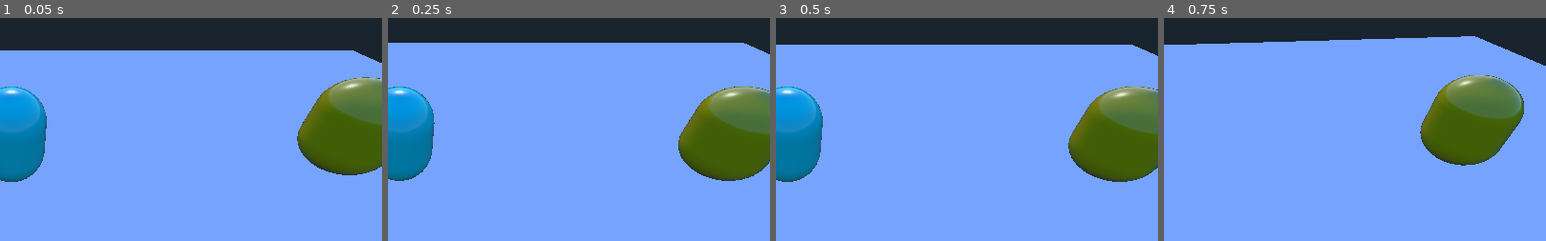
Above: before the commit, frames 1-4 (left to right).
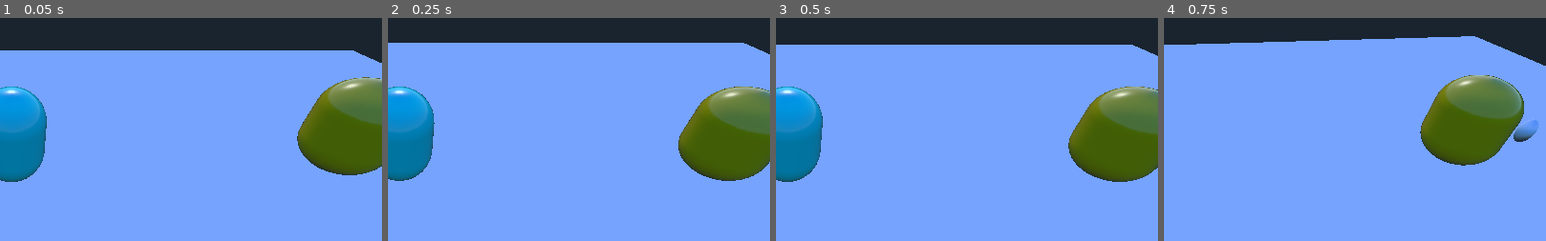
Above: after the commit, the same moments.

Repository: guimafelipe/explosion
Game: Godot game, scene res://Main.tscn
The game is run twice, just before and just after one commit, with the same random seed, the same clock (stepped at 60 frames per second) and the same inputs.
Inputs:
- Up to frame 1 (0.05 s): no input
- Up to frame 2 (0.25 s): no input
- Up to frame 3 (0.5 s): no input
- Up to frame 4 (0.75 s): hold D (move_right) from 0.53 s (still down); tap Z (explode) at 0.6 s
The pictures show only the part of the screen within x 48-98%, y 30-80%; the shares and areas given below are measured in that part.

Frames 1-3 are identical in both runs. In frame 4, 0.4% of the frame differs, in the area x 91-98%, y 45-56%.

Commit message:
added level 5 code, vision and mesh to help debug

Diff:
--- a/Beyblade.tscn
+++ b/Beyblade.tscn
@@ -86,6 +86,7 @@
 
 [node name="CollisionShape" type="CollisionShape" parent="." index="0"]
 
+editor/display_folded = true
 transform = Transform( 1, 0, 0, 0, -1.62921e-07, -1, 0, 1, -1.62921e-07, 0, 1.5, 0 )
 shape = SubResource( 1 )
 disabled = false
@@ -109,6 +110,7 @@
 
 [node name="Target" type="Spatial" parent="." index="1"]
 
+editor/display_folded = true
 transform = Transform( 1, 0, 0, 0, 1, 0, 0, 0, 1, 0, 2.47388, 0 )
 
 [node name="Camera" type="Camera" parent="Target" index="0"]
--- a/Bomba.gd
+++ b/Bomba.gd
@@ -1,11 +1,13 @@
 extends RigidBody
 
 var exploded = false
+signal exploded
 
 func explode(exp_origin):
 	if not exploded:
 		exploded = true
 		$ExplosionArea.explode()
+		emit_signal("exploded")
 	queue_free()
 
 #func _process(delta):
--- a/Level1.tscn
+++ b/Level1.tscn
@@ -5,7 +5,7 @@
 [ext_resource path="res://Beyblade.tscn" type="PackedScene" id=3]
 [ext_resource path="res://Person.tscn" type="PackedScene" id=4]
 
-[node name="Level1" type="Spatial"]
+[node name="Level1" type="Spatial" index="0"]
 
 script = ExtResource( 1 )
 
@@ -19,25 +19,29 @@
 
 [node name="Alvo" parent="." index="2" instance=ExtResource( 4 )]
 
+editor/display_folded = true
 transform = Transform( 1, 0, 0, 0, 1, 0, 0, 0, 1, 23.843, 1.54648, 0 )
-exploderous = false
 
 [node name="Person2" parent="." index="3" instance=ExtResource( 4 )]
 
 transform = Transform( 1, 0, 0, 0, 1, 0, 0, 0, 1, -1.24013, 1.54648, 15.6613 )
-exploderous = false
 
 [node name="Person3" parent="." index="4" instance=ExtResource( 4 )]
 
 transform = Transform( 1, 0, 0, 0, 1, 0, 0, 0, 1, -10.2008, 1.54648, -17.7687 )
-exploderous = false
 
 [node name="Person4" parent="." index="5" instance=ExtResource( 4 )]
 
 transform = Transform( 1, 0, 0, 0, 1, 0, 0, 0, 1, -13.7618, 1.54648, 11.2326 )
-exploderous = false
 
 [node name="Person5" parent="." index="6" instance=ExtResource( 4 )]
 
+editor/display_folded = true
 transform = Transform( 1, 0, 0, 0, 1, 0, 0, 0, 1, -2.09723, 1.54648, -3.52329 )
-exploderous = false
+
+[node name="MeshInstance" parent="Person5/CollisionShape" index="0"]
+
+transform = Transform( 1, 0, 0, 0, 1, 0, 0, 0, 1, 0, -1.94984e-08, 0 )
+
+
+[editable path="Person5"]
--- a/Level2.tscn
+++ b/Level2.tscn
@@ -22,6 +22,7 @@
 editor/display_folded = true
 transform = Transform( 1, 0, 0, 0, 1, 0, 0, 0, 1, -35.3422, 2.24144, 31.735 )
 exploderous = false
+has_vision = false
 
 [node name="Route" type="Spatial" parent="Person" index="1"]
 
@@ -37,6 +38,7 @@
 transform = Transform( 1, 0, 0, 0, 1, 0, 0, 0, 1, -35.1146, 2.24144, 35.7619 )
 _sections_unfolded = [ "Collision", "Transform" ]
 exploderous = false
+has_vision = false
 
 [node name="Route" type="Spatial" parent="Person2" index="1"]
 
@@ -54,6 +56,7 @@
 transform = Transform( 1, 0, 0, 0, 1, 0, 0, 0, 1, -34.9869, 2.24144, 39.8494 )
 _sections_unfolded = [ "Collision", "Transform" ]
 exploderous = false
+has_vision = false
 
 [node name="Route" type="Spatial" parent="Person3" index="1"]
 
@@ -70,6 +73,7 @@
 editor/display_folded = true
 transform = Transform( 1, 0, 0, 0, 1, 0, 0, 0, 1, 19.7679, 2.24144, 25.6355 )
 exploderous = false
+has_vision = false
 
 [node name="Route" type="Spatial" parent="Person4" index="1"]
 
@@ -86,6 +90,7 @@
 editor/display_folded = true
 transform = Transform( 1, 0, 0, 0, 1, 0, 0, 0, 1, -29.4678, 2.24144, 18.6652 )
 exploderous = false
+has_vision = false
 
 [node name="Route" type="Spatial" parent="Person5" index="1"]
 
@@ -101,23 +106,28 @@
 
 transform = Transform( 1, 0, 0, 0, 1, 0, 0, 0, 1, 1.07271, 2.24144, 16.3357 )
 exploderous = false
+has_vision = false
 
 [node name="Person7" parent="." index="8" instance=ExtResource( 4 )]
 
 transform = Transform( 1, 0, 0, 0, 1, 0, 0, 0, 1, 14.2015, 2.24144, -17.3835 )
 exploderous = false
+has_vision = false
 
 [node name="Person8" parent="." index="9" instance=ExtResource( 4 )]
 
 transform = Transform( 1, 0, 0, 0, 1, 0, 0, 0, 1, -27.6933, 2.24144, -20.2995 )
 exploderous = false
+has_vision = false
 
 [node name="Person9" parent="." index="10" instance=ExtResource( 4 )]
 
 transform = Transform( 1, 0, 0, 0, 1, 0, 0, 0, 1, -21.9025, 2.24144, 18.6562 )
 exploderous = false
+has_vision = false
 
 [node name="Person10" parent="." index="11" instance=ExtResource( 4 )]
 
 transform = Transform( 1, 0, 0, 0, 1, 0, 0, 0, 1, 29.8423, 2.24144, 2.5272 )
 exploderous = false
+has_vision = false
--- a/Level3.tscn
+++ b/Level3.tscn
@@ -5,7 +5,7 @@
 [ext_resource path="res://Beyblade.tscn" type="PackedScene" id=3]
 [ext_resource path="res://Car.tscn" type="PackedScene" id=4]
 
-[node name="Level3" type="Spatial" index="0"]
+[node name="Level3" type="Spatial"]
 
 script = ExtResource( 1 )
 
@@ -23,6 +23,7 @@
 
 transform = Transform( -0.236704, 0, 0.998733, 0, 1.0264, 0, -0.998733, 0, -0.236704, -98.5834, 1.58315, -0.92545 )
 exploderous = false
+has_vision = false
 
 [node name="Route" type="Spatial" parent="Car" index="1"]
 
--- a/Level4.gd
+++ b/Level4.gd
@@ -1,4 +1,7 @@
 extends "res://LevelTemplate.gd"
 
 func _ready():
+	level = 4
 	$Beyblade.connect("died", self, "lost")
+	$Person.connect("spotted", self, "lost")
+	$Person.connect("died", self, "win")
--- a/Level4.tscn
+++ b/Level4.tscn
@@ -8,6 +8,7 @@
 [node name="Level4" type="Spatial" index="0"]
 
 script = ExtResource( 1 )
+_sections_unfolded = [ "Transform" ]
 
 [node name="Beyblade" parent="." index="0" instance=ExtResource( 2 )]
 
@@ -17,9 +18,11 @@
 
 [node name="Person" parent="." index="2" instance=ExtResource( 4 )]
 
+editor/display_folded = true
 transform = Transform( 1, 0, 0, 0, 1, 0, 0, 0, 1, 0, 1.25809, -28.6758 )
+_sections_unfolded = [ "Collision", "Pause", "Transform", "collision" ]
 loop = true
-exploderous = false
+has_vision = true
 
 [node name="Route" type="Spatial" parent="Person" index="1"]
 
--- /dev/null
+++ b/Level5.gd
@@ -0,0 +1,37 @@
+extends "res://LevelTemplate.gd"
+
+var bombs_exploded = 0
+var total_bombs = 0
+
+var check_bombs = false
+var check_person = false
+
+
+func _ready():
+	level = 5
+	var children = get_children()
+	for child in children:
+		if child.name.begins_with("Bomba"):
+			total_bombs += 1
+			child.connect("exploded", self, "add_bomb_exploded")
+	$Person.connect("died", self, "killed_person")
+	$Beyblade.connect("died", self, "check_lose")
+
+func check_lose():
+	var timer = get_tree().create_timer(3.0)
+	timer.connect("timeout", self, "lost")
+
+func killed_person():
+	if check_bombs:
+		win()
+	check_person = true
+
+func finished_bombs():
+	if check_person:
+		win()
+	check_bombs = true
+
+func add_bomb_exploded():
+	bombs_exploded += 1
+	if bombs_exploded == total_bombs:
+		finished_bombs()
--- a/Level5.tscn
+++ b/Level5.tscn
@@ -1,41 +1,43 @@
-[gd_scene load_steps=5 format=2]
+[gd_scene load_steps=6 format=2]
 
-[ext_resource path="res://Beyblade.tscn" type="PackedScene" id=1]
-[ext_resource path="res://TestMap.tscn" type="PackedScene" id=2]
-[ext_resource path="res://Person.tscn" type="PackedScene" id=3]
-[ext_resource path="res://Bomba.tscn" type="PackedScene" id=4]
+[ext_resource path="res://Level5.gd" type="Script" id=1]
+[ext_resource path="res://Beyblade.tscn" type="PackedScene" id=2]
+[ext_resource path="res://TestMap.tscn" type="PackedScene" id=3]
+[ext_resource path="res://Person.tscn" type="PackedScene" id=4]
+[ext_resource path="res://Bomba.tscn" type="PackedScene" id=5]
 
 [node name="Level5" type="Spatial"]
 
-[node name="Beyblade" parent="." index="0" instance=ExtResource( 1 )]
+script = ExtResource( 1 )
+
+[node name="Beyblade" parent="." index="0" instance=ExtResource( 2 )]
 
 transform = Transform( 1, 0, 0, 0, 1, 0, 0, 0, 1, -21.1805, 2.03778, 0 )
 
-[node name="TestMap" parent="." index="1" instance=ExtResource( 2 )]
+[node name="TestMap" parent="." index="1" instance=ExtResource( 3 )]
 
 transform = Transform( 3.40065, 0, 0, 0, 1, 0, 0, 0, 3.63167, -6.05725, -0.582237, -4.19193 )
 
-[node name="Person" parent="." index="2" instance=ExtResource( 3 )]
+[node name="Person" parent="." index="2" instance=ExtResource( 4 )]
 
 transform = Transform( 1, 0, 0, 0, 1, 0, 0, 0, 1, 0, 2.24301, -13.2833 )
-exploderous = false
 
-[node name="Bomba" parent="." index="3" instance=ExtResource( 4 )]
+[node name="Bomba" parent="." index="3" instance=ExtResource( 5 )]
 
 transform = Transform( 1, 0, 0, 0, 1, 0, 0, 0, 1, 0, 2.04603, -11.8388 )
 
-[node name="Bomba2" parent="." index="4" instance=ExtResource( 4 )]
+[node name="Bomba2" parent="." index="4" instance=ExtResource( 5 )]
 
 transform = Transform( 1, 0, 0, 0, 1, 0, 0, 0, 1, 0, 2.04603, -8.15401 )
 
-[node name="Bomba3" parent="." index="5" instance=ExtResource( 4 )]
+[node name="Bomba3" parent="." index="5" instance=ExtResource( 5 )]
 
 transform = Transform( 1, 0, 0, 0, 1, 0, 0, 0, 1, 0, 2.04603, -4.34729 )
 
-[node name="Bomba4" parent="." index="6" instance=ExtResource( 4 )]
+[node name="Bomba4" parent="." index="6" instance=ExtResource( 5 )]
 
 transform = Transform( 1, 0, 0, 0, 1, 0, 0, 0, 1, 0, 2.04603, -0.674443 )
 
-[node name="Bomba5" parent="." index="7" instance=ExtResource( 4 )]
+[node name="Bomba5" parent="." index="7" instance=ExtResource( 5 )]
 
 transform = Transform( 1, 0, 0, 0, 1, 0, 0, 0, 1, 0, 2.04603, 2.85199 )
--- /dev/null
+++ b/Level6.gd
@@ -0,0 +1,6 @@
+extends "res://LevelTemplate.gd"
+
+func _ready():
+	level = 6
+	$Beyblade.connect("died", self, "lost")
+	$Alvo.connect("died", self, "win")
--- a/Level6.tscn
+++ b/Level6.tscn
@@ -1,20 +1,23 @@
-[gd_scene load_steps=4 format=2]
+[gd_scene load_steps=5 format=2]
 
-[ext_resource path="res://Beyblade.tscn" type="PackedScene" id=1]
-[ext_resource path="res://TestMap.tscn" type="PackedScene" id=2]
-[ext_resource path="res://Person.tscn" type="PackedScene" id=3]
+[ext_resource path="res://Level6.gd" type="Script" id=1]
+[ext_resource path="res://Beyblade.tscn" type="PackedScene" id=2]
+[ext_resource path="res://TestMap.tscn" type="PackedScene" id=3]
+[ext_resource path="res://Person.tscn" type="PackedScene" id=4]
 
 [node name="Level6" type="Spatial"]
 
-[node name="Beyblade" parent="." index="0" instance=ExtResource( 1 )]
+script = ExtResource( 1 )
+
+[node name="Beyblade" parent="." index="0" instance=ExtResource( 2 )]
 
 transform = Transform( 1, 0, 0, 0, 1, 0, 0, 0, 1, 34.778, 1.70479, 39.8892 )
 
-[node name="TestMap" parent="." index="1" instance=ExtResource( 2 )]
+[node name="TestMap" parent="." index="1" instance=ExtResource( 3 )]
 
 transform = Transform( 3.46451, 0, 0, 0, 1, 0, 0, 0, 5.20071, 0, 0, 0 )
 
-[node name="Person" parent="." index="2" instance=ExtResource( 3 )]
+[node name="Person" parent="." index="2" instance=ExtResource( 4 )]
 
 editor/display_folded = true
 transform = Transform( 1, 0, 0, 0, 1, 0, 0, 0, 1, 23.5209, 1.16248, 14.3795 )
@@ -120,7 +123,6 @@
 
 transform = Transform( 1, 0, 0, 0, 1, 0, 0, 0, 1, 18.4468, 0, 0 )
 
-[node name="Person7" parent="." index="8" instance=ExtResource( 3 )]
+[node name="Alvo" parent="." index="8" instance=ExtResource( 4 )]
 
 transform = Transform( 1, 0, 0, 0, 1, 0, 0, 0, 1, -16.7584, 0.909565, -27.1979 )
-exploderous = false
--- a/Main.tscn
+++ b/Main.tscn
@@ -18,9 +18,7 @@
 [node name="Person" parent="." index="2" instance=ExtResource( 4 )]
 
 transform = Transform( 1, 0, 0, 0, 1, 0, 0, 0, 1, 3.1758, 1.65759, 5.28757 )
-exploderous = false
 
 [node name="Person2" parent="." index="3" instance=ExtResource( 4 )]
 
 transform = Transform( 1, 0, 0, 0, 1, 0, 0, 0, 1, 3.1758, 1.65759, 0 )
-exploderous = false
--- a/Person.gd
+++ b/Person.gd
@@ -2,6 +2,8 @@
 
 export var loop = false #to continue in the route
 export var exploderous = false #if explode player in contact
+export var has_vision = false
+#export var vision_size = 4 #vision range
 
 const up_vec = Vector3(0, 1, 0)
 const EPS = 0.5
@@ -9,12 +11,14 @@
 var ragdoll
 var speed = 400
 
-signal reached_destination
-signal died
+signal reached_destination #emitted when reached destination
+signal died #emitted when died
+signal spotted #emmited when see beyblade
 
 var gravity = -9.8
 var velocity = Vector3()
 var destination
+#var need_facing_adjust = true
 
 var route_pos = []
 var initial_point = -1
@@ -27,10 +31,23 @@
 		initial_point = 0
 	ragdoll = load("res://PersonRagdoll.tscn")
 
+func adjust_facing(where_to_look, up):
+	var here = global_transform.origin
+	var look_dir = where_to_look
+	look_dir.y = here.y #isso resolve um bug bizarro e impede rotação no eixo x no look_at
+	if look_dir.distance_to(here) > 0.1:
+		print("oi")
+		look_at(look_dir, up) #isso aqui tá dando problema
+		rotate_y(PI)
+
 func _ready():
 	set_route()
+	if has_vision:
+		$Vision.visible = true
+		#set_vision_range()
 
 func set_destination(new_dest):
+	adjust_facing(new_dest, up_vec)
 	destination = new_dest
 
 func move_to(destination, dt):
@@ -56,7 +73,6 @@
 func explode(exp_origin):
 	add_ragdoll_to_level(exp_origin)
 	emit_signal("died")
-#	print("emiti o sinal")
 	queue_free()
 
 func change_destination():
@@ -65,10 +81,9 @@
 		set_destination(route_pos[initial_point])
 	elif loop:
 		initial_point = 0
-#		print("resetou posicao")
 		set_destination(route_pos[initial_point])
 	else:
-#		print("finalizou rota")
+		emit_signal("reached_destination")
 		initial_point = -1 #chegou ao ultimo ponto
 
 func _physics_process(delta):
@@ -86,17 +101,22 @@
 	if initial_point != -1:
 		var here = self.global_transform.origin
 		if here.distance_to(destination) > EPS:
-#			reached_destination = false
 			move_to(destination, delta) #set velocity to move to point
 		else:
-#			reached_destination = true
 			change_destination()
 
 	velocity = move_and_slide(velocity, up_vec)
-#
+
+#	if need_facing_adjust:
+#		adjust_facing(velocity, up_vec)
+
 #	var hitCount = get_slide_count()
 #
 #	if(hitCount > 0):
 #		var collision = get_slide_collision(0)
 #		if collision.collider is RigidBody:
 #			collision.collider.apply_impulse(collision.position, -collision.normal)
+
+func _on_Vision_body_entered( body ):
+	if(body.name == "Beyblade"):
+		emit_signal("spotted")
--- a/Person.tscn
+++ b/Person.tscn
@@ -67,6 +67,18 @@
 radial_segments = 64
 rings = 8
 
+[sub_resource type="ConvexPolygonShape" id=4]
+
+points = PoolVector3Array( 0, 0, 0, 4, 0, 4, -4, 0, 4, 0, 3, 0, 4, 3, 4, -4, 3, 4 )
+
+[sub_resource type="SphereMesh" id=5]
+
+radius = 1.0
+height = 2.0
+radial_segments = 64
+rings = 32
+is_hemisphere = false
+
 [node name="Person" type="KinematicBody" groups=[
 "ExplodeReceptor",
 ]]
@@ -85,6 +97,8 @@
 script = ExtResource( 1 )
 _sections_unfolded = [ "Collision" ]
 loop = false
+exploderous = false
+has_vision = false
 
 [node name="CollisionShape" type="CollisionShape" parent="." index="0"]
 
@@ -107,3 +121,51 @@
 mesh = SubResource( 3 )
 skeleton = NodePath("..")
 material/0 = null
+
+[node name="Vision" type="Area" parent="." index="1"]
+
+visible = false
+input_ray_pickable = false
+input_capture_on_drag = false
+space_override = 0
+gravity_point = false
+gravity_distance_scale = 0.0
+gravity_vec = Vector3( 0, -1, 0 )
+gravity = 9.8
+linear_damp = 0.1
+angular_damp = 1.0
+priority = 0.0
+monitoring = true
+monitorable = true
+collision_layer = 1
+collision_mask = 1
+audio_bus_override = false
+audio_bus_name = "Master"
+reverb_bus_enable = false
+reverb_bus_name = "Master"
+reverb_bus_amount = 0.0
+reverb_bus_uniformity = 0.0
+_sections_unfolded = [ "Transform" ]
+
+[node name="CollisionShape" type="CollisionShape" parent="Vision" index="0"]
+
+shape = SubResource( 4 )
+disabled = false
+
+[node name="MeshInstance" type="MeshInstance" parent="." index="2"]
+
+transform = Transform( 0.231499, 0, 0, 0, 0.360188, 0, 0, 0, 0.133559, 0, 2.20051, 1.41788 )
+layers = 1
+material_override = null
+cast_shadow = 1
+extra_cull_margin = 0.0
+use_in_baked_light = false
+lod_min_distance = 0.0
+lod_min_hysteresis = 0.0
+lod_max_distance = 0.0
+lod_max_hysteresis = 0.0
+mesh = SubResource( 5 )
+skeleton = NodePath("..")
+material/0 = null
+
+[connection signal="body_entered" from="Vision" to="." method="_on_Vision_body_entered"]
--- /dev/null
+++ b/Vision.gd
@@ -0,0 +1,4 @@
+extends Area
+
+func _ready():
+	pass
Not shown: 5 places in Level6.tscn that only renumber resources
Not shown: 1 places in Person.tscn that only renumber resources
